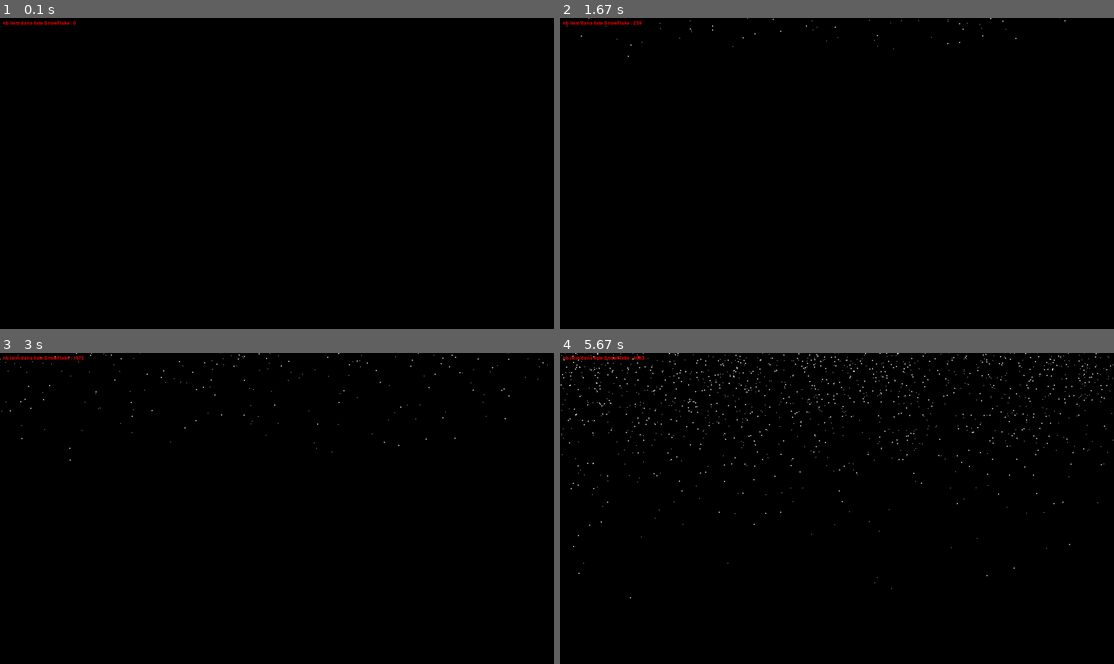
Above: before the commit, frames 1-4 (two rows, left to right).
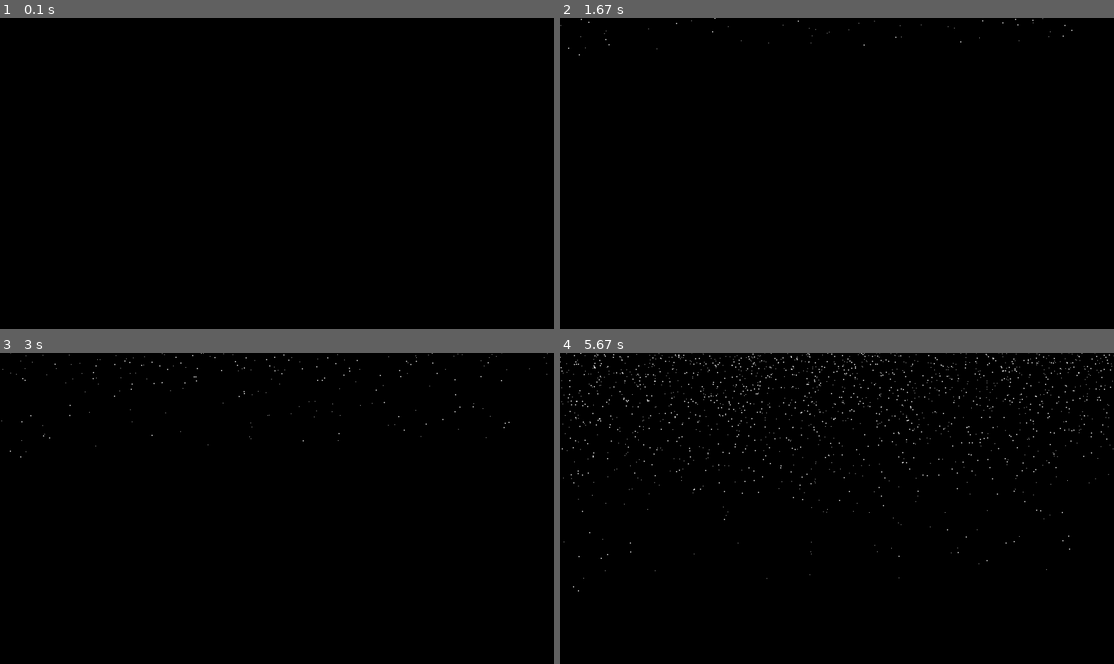
Above: after the commit, the same moments.

Repository: Kuza83/Snow_flake_pygame
Game: pygame game, started from main.py
Same seed, same stepped clock (60 frames per second), same inputs: the game is played once before the commit and once after it.
Inputs:
- Up to frame 1 (0.1 s): no input
- Up to frame 2 (1.67 s): tap Space at 0.33 s
- Up to frame 3 (3 s): tap Space at 1.67, 2.07, 2.37, 2.57, 2.9 s
- Up to frame 4 (5.67 s): tap Space at 3.2, 3.4, 3.7, 3.97, 4.3, 4.6, 4.73, 5.13, 5.43 s

The runs differ from the first frame. In frame 1, 0.1% of the frame differs, in the area x 0-14%, y 0-3%; in frame 2, 0.2%; in frame 3, 0.4%; in frame 4, 2.5%, in the area x 0-100%, y 0-80%.

Commit message:
maj globale

Diff:
--- a/flocon.py
+++ b/flocon.py
@@ -12,26 +12,19 @@
         self.size = size
         self.tLife = tLife
         self.timer = 0
-        self.state = ""
+        self.state = "falling"
 
     def updateSnow(self):
-        self.y += self.speed
-        self.state = "falling"
         if self.state == "falling":
             self.x += random.uniform(0, 1.5)
             self.x -= random.uniform(0, 1.5)
         if self.y > globals.screen_height - 1:
             self.state = "outScreen"
+        if self.state != "outScreen":
+            self.y += self.speed
+        if self.state == "outScreen":
+            print("sol")
+            self.y = globals.screen_height - 1
 
     def draw(self):
-        color = 0
-        if color == 0:
-            pygame.draw.circle(globals.screen, globals.WHITE, (self.x, self.y), self.size)
-        if color == 1:
-            pygame.draw.circle(globals.screen, globals.RED, (self.x, self.y), self.size)
-        if color == 2:
-            pygame.draw.circle(globals.screen, globals.GREEN, (self.x, self.y), self.size)
-        if color == 3:
-            pygame.draw.circle(globals.screen, globals.YELLOW, (self.x, self.y), self.size)
-        if color == 4:
-            pygame.draw.circle(globals.screen, globals.BLUE, (self.x, self.y), self.size)
+        pygame.draw.circle(globals.screen, globals.WHITE, (self.x, self.y), self.size)
--- a/globals.py
+++ b/globals.py
@@ -12,7 +12,7 @@
 
 screen_width, screen_height = 1920, 1080
 
-screen = pygame.display.set_mode((screen_width, screen_height))
+screen = pygame.display.set_mode((screen_width, screen_height), pygame.FULLSCREEN)
 
 pygame.font.init()
 font = pygame.font.Font(pygame.font.get_default_font(), 16)
@@ -30,11 +30,10 @@
 def create_List(listSnow, nb):
     for i in range(nb):
         x = random.randint(0, screen_width)
-        ypos = random.randint(100, 300)
-        y = ypos * -1
+        y = random.randint(-300, -100)
         speed = random.uniform(0.5, 3)
         size = random.uniform(0.5, 3)
-        tLife = random.randint(100, 500)
+        tLife = random.randint(300, 800)
         listSnow.append(flocon.Flocon(x, y, speed, size, tLife))
 
 
@@ -49,5 +48,5 @@
     for i in reversed(listSnow):
         if i.timer > i.tLife:
             i.size -= 0.2
-        if i.size == 0 or i.state == "outScreen":
+        if i.size == 0:
             listSnow.remove(i)
--- a/main.py
+++ b/main.py
@@ -15,7 +15,6 @@
 groupSprite = pygame.sprite.Group()
 
 timer = 0
-
 timerSnow = 0
 
 timerCreateSnow = random.randint(75, 150)
@@ -36,6 +35,8 @@
 
     globals.screen.fill(globals.BLACK)
 
+    # globals.drawtext("nb item dans liste SnowFlake : " + str(len(listSnowFlake)), 10, 10)
+
     timer += 1
     timerSnow += 1
 
@@ -46,8 +47,6 @@
     globals.updateSnow(listSnowFlake)
     globals.eraseSnow(listSnowFlake)
 
-    globals.drawtext("nb item dans liste SnowFlake : " + str(len(listSnowFlake)), 10, 10)
-
     pygame.display.flip()
     pygame.time.Clock().tick(60)
 
